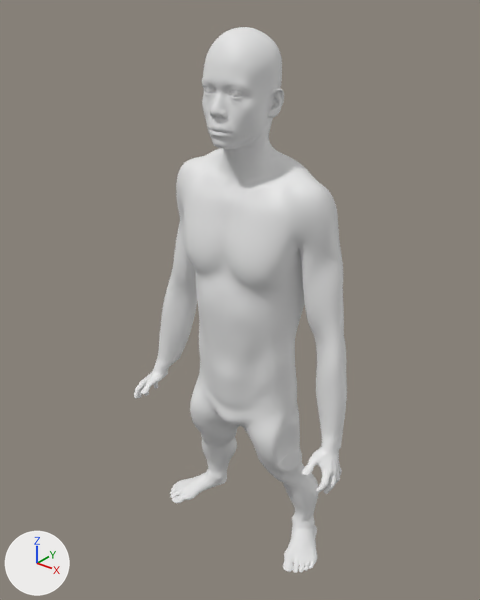
Two versions of the glTF model web3d/public/models/ceo-standing.glb, one commit apart.
One viewpoint serves both versions: a 50 mm camera at (0.683, -0.885, 1.069) aimed at (-0.014, -0.014, 0.529). The lights are fixed; the arrows at lower left show +X, +Y and +Z. The picture after the commit comes second. Where no turn or scale is listed for an object, it has been applied to the vertices. Vertices at exactly the same position are counted once.

In view in the first picture: 'CEO body' and 1 more.
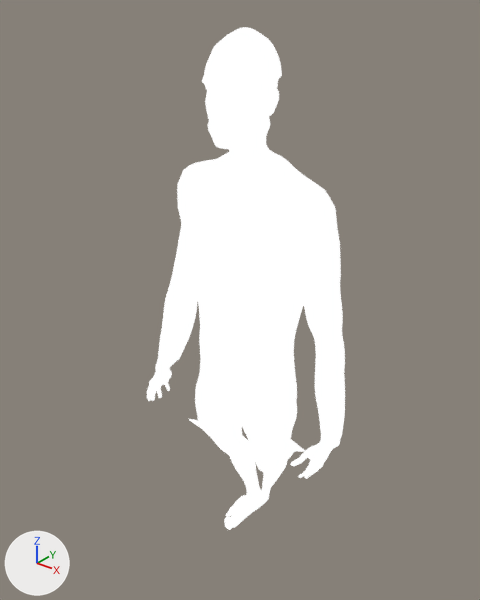
Boxes [x1, y1, x2, y2] around the edits, measured in the pictures (480 x 600 px):
'CEO body', recoloured, reshaped (lighter, 7% narrower, 8% shorter)
    before: [134, 27, 347, 573]
    after: [147, 27, 345, 530]

Diff of the bpy script that builds the scene:
```diff
--- a/web3d/public/models/ceo-standing.glb.py
+++ b/web3d/public/models/ceo-standing.glb.py
@@ mat_material_0 @@
+mat_material_0 = bpy.data.materials.new('Material_0')
+# nodes: BsdfTransparent, Emission, LightPath, MixShader, OutputMaterial
@@ me_female_v006lowresuv @@
 # used by ob_ceo_body; location = (0.0, 0.0, 0.0)
-me_female_v006lowresuv.from_pydata(...)  # 42342 vertices, 84680 faces; spans x -0.247..0.247, y -0.106..0.066, z 0.0..1.0
+me_female_v006lowresuv.from_pydata(...)  # 42342 vertices, 84680 faces; spans x -0.224..0.224, y -0.106..0.066, z 0.0..1.0
+# me_female_v006lowresuv part 1: 39398 of 42342 vertices moved; they spanned x -0.247..0.247, y -0.106..0.066, z 0.0..1.0 and now span x -0.224..0.224, y -0.106..0.066, z 0.0..1.0; mean shift (0.0, 0.0, 0.006); largest move (0.192, -0.039, 0.006) -> (0.013, -0.036, 0.045)
+me_female_v006lowresuv.materials.append(mat_material_0)
```
